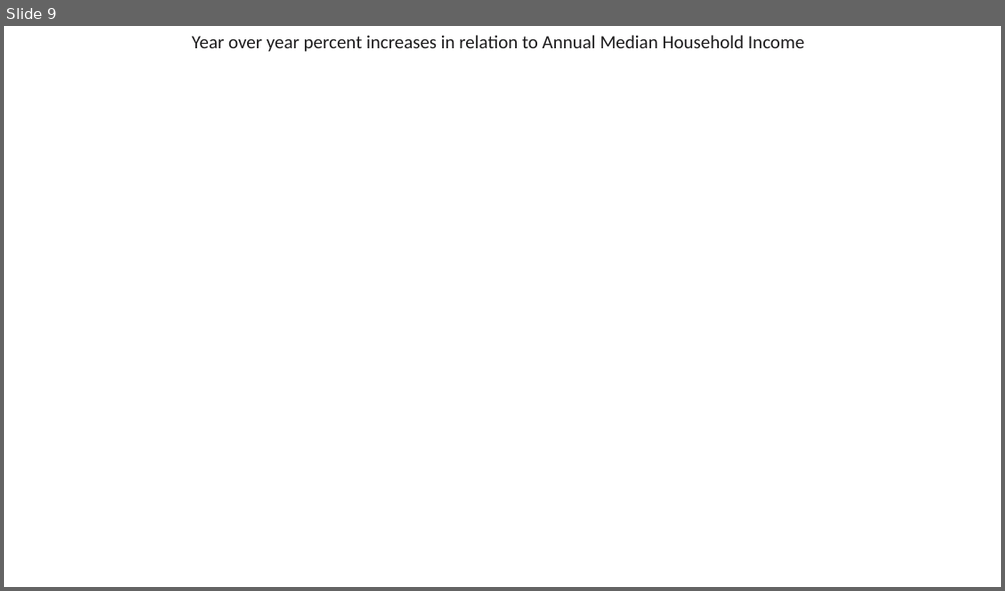
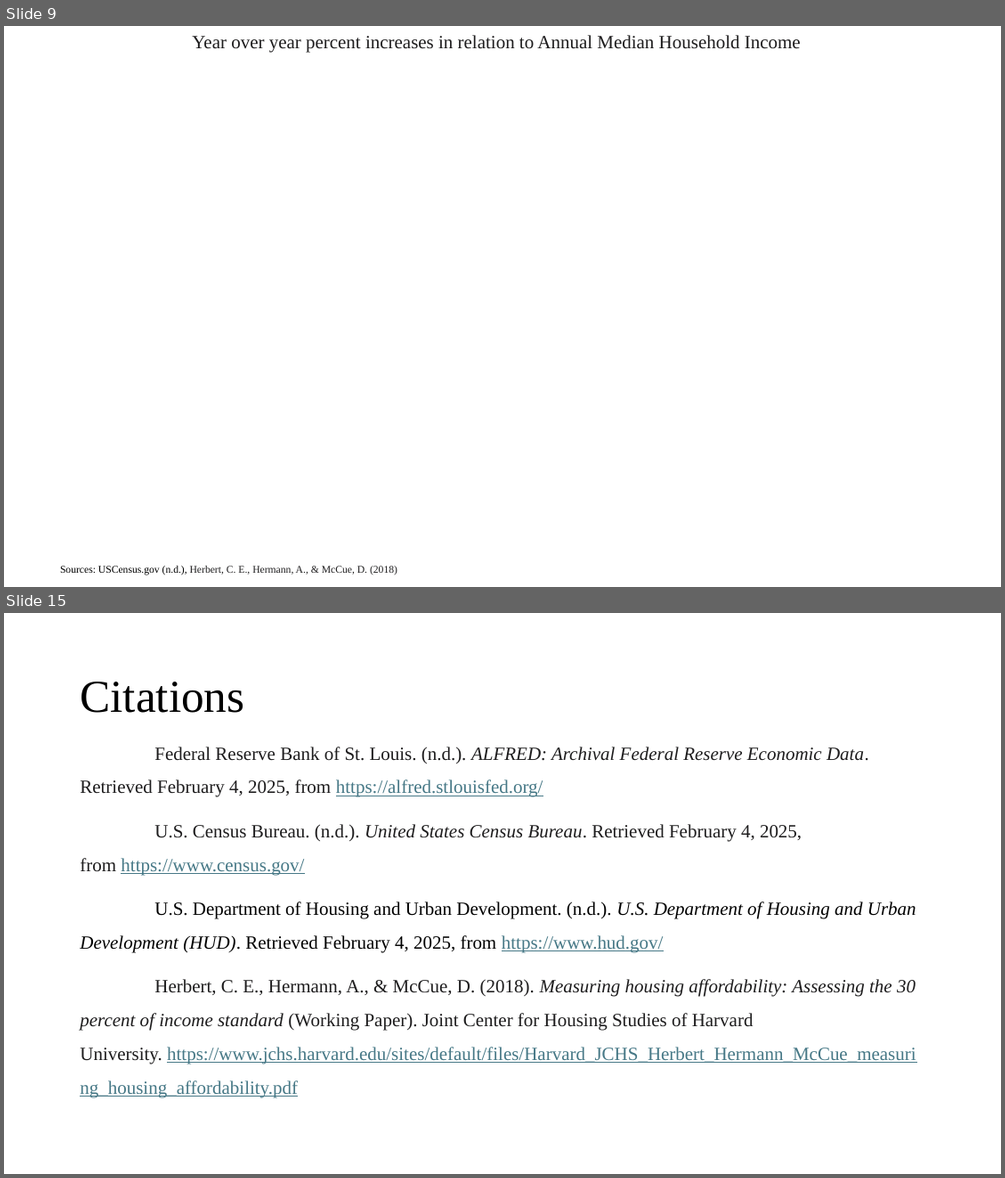
Before and after one commit to Tserrof7/Portland-Housing-Prices-Affordability-Project, a slide deck: Portland , Or Housing & Affordability.pptx. Shown one above the other, each under a label of ours: slide 9 before the commit, slides 9 and 15 after it; the slides between them are not shown. The pictures are 1005x591 and 1005x1178 pixels, drawn with LibreOffice and Linux fonts; fonts in the diff are those of the drawing; background and template pictures are left out. Boxes give left, top, right and bottom in pixels: in the first picture for what was removed or moved away, otherwise in the second. Text is boxed around its words. In the diff, an @@ line names an element or a change of style, - is before the commit and + after.

```diff
--- a/Portland , Or Housing & Affordability.pptx
+++ b/Portland , Or Housing & Affordability.pptx
@@ slide 15 added at <box>4,613,1001,1174</box>, background #FFFFFF @@
@@ title added at <box>80,682,244,713</box>, 44 pt, text #000000 @@
+Citations
@@ text added at <box>80,747,916,1098</box>, 18 pt, text #1D1C1D @@
+Federal Reserve Bank of St. Louis. (n.d.). ALFRED: Archival Federal Reserve Economic Data. Retrieved February 4, 2025, from https://alfred.stlouisfed.org/
+U.S. Census Bureau. (n.d.). United States Census Bureau. Retrieved February 4, 2025, from https://www.census.gov/
+U.S. Department of Housing and Urban Development. (n.d.). U.S. Department of Housing and Urban Development (HUD). Retrieved February 4, 2025, from https://www.hud.gov/
+Herbert, C. E., Hermann, A., & McCue, D. (2018). Measuring housing affordability: Assessing the 30 percent of income standard (Working Paper). Joint Center for Housing Studies of Harvard University. https://www.jchs.harvard.edu/sites/default/files/Harvard_JCHS_Herbert_Hermann_McCue_measuring_housing_affordability.pdf
@@ slide 9 changed as well @@
@@ text "Year over year percent increases ..." at <box>192,35,801,52</box>: font Calibri to Times New Roman @@
@@ text added at <box>60,565,397,575</box>, 10 pt, text #1D1C1D @@
+Sources: USCensus.gov (n.d.), Herbert, C. E., Hermann, A., & McCue, D. (2018)
```
Also in this commit, not shown: 10 other slides changed, 3 other slides added, 3 slides removed.
